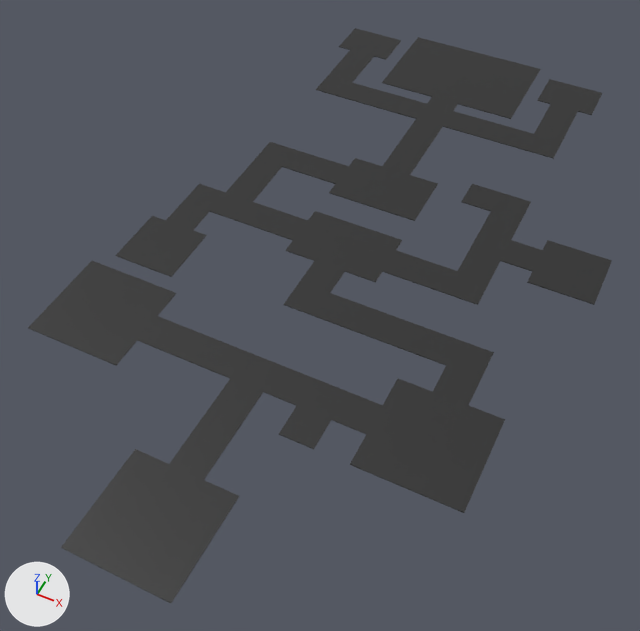
The FBX model Cursed Reincarnation/Assets/Modelagens/Cenario 1/Piso.fbx as it was, and as the next commit left it.
Camera for both pictures: a camera (50 mm lens) standing at (78.0, -72.0, 181.0) and looking at (1.0, 83.0, -13.0). Arrows for +X, +Y and +Z are at lower left; the lights stay in place. Where no turn or scale is listed for an object, it has been applied to the vertices.

In view in the first picture: 'Piso'.
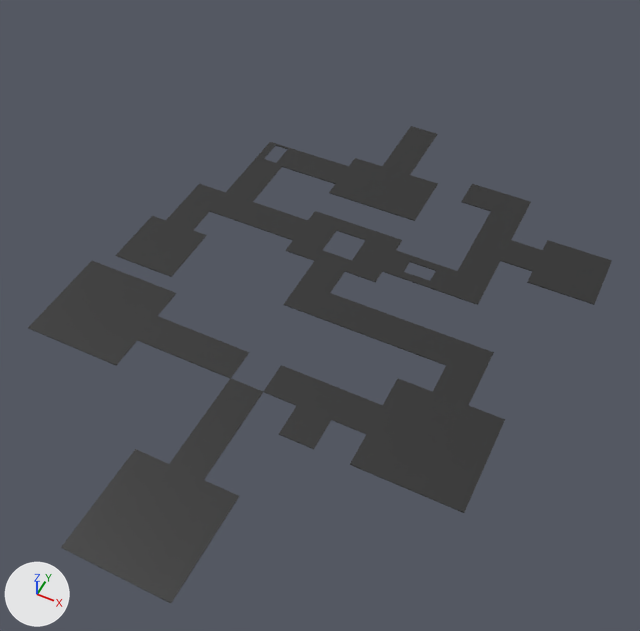
What differs and where, as boxes (x1, y1, x2, y2) in the pictures (640 x 631 px; the box of a moved part takes in the faces that stretch with it):
```json
{"object": "Piso", "change": "reshaped", "before": [28, 28, 612, 603], "after": [28, 126, 612, 603], "on screen": "17% shorter"}
{"part": 1, "of": "me_mesh", "change": "moved or reshaped", "before": [231, 353, 281, 391], "on screen": "not visible afterwards"}
{"part": 2, "of": "me_mesh", "change": "built on", "before": [183, 28, 602, 304], "after": [183, 126, 489, 304]}
```

The change, as JSON lines over the scene's bpy script:
```json
{"block": "me_mesh", "where": "# used by ob_piso; location = (0.0, 0.0, 0.0)"}
{"block": "me_mesh", "where": "# verts and faces of me_mesh; kept vertices keep their numbers, new ones are numbered from 324"}
{"block": "me_mesh", "where": "# before: 8 (-5.0, 43.0, 0.0) at pixel (230, 378), 9 (5.0, 43.0, 0.0) at pixel (263, 391), 10 (-5.0, 53.0, 0.0) at pixel (249, 352), 11 (5.0, 53.0, 0.0) at pixel (281, 365), 170 (5.0, 43.0, 0.0) at pixel (263, 392)"}
{"block": "me_mesh", "where": "# before: 171 (-5.0, 43.0, 0.0) at pixel (230, 378), 172 (5.0, 53.0, 0.0) at pixel (281, 365), 173 (-5.0, 53.0, 0.0) at pixel (249, 352)"}
{"op": "remove", "block": "me_mesh", "code": "me_mesh.from_pydata(...)  # 324 vertices, 322 faces; spans x -62.0..72.0, y -14.0..216.0, z 0.0"}
{"op": "add", "block": "me_mesh", "code": "me_mesh.from_pydata(...)  # 376 vertices, 380 faces; spans x -62.0..72.0, y -14.0..163.0, z 0.0"}
{"block": "me_mesh", "change": "me_mesh part 1"}
{"op": "add", "block": "me_mesh", "code": "delete_faces([(170, 171, 173, 172), (8, 9, 11, 10), (10, 11, 172, 173)])"}
{"op": "add", "block": "me_mesh", "code": "faces += [(9, 11, 172, 170), (8, 9, 170, 171), (8, 171, 173, 10)]"}
{"block": "me_mesh", "change": "me_mesh part 2"}
{"block": "me_mesh", "change": "72 vertices are removed from x -48.0..48.0, y 168.0..216.0, z 0.0"}
{"block": "me_mesh", "change": "111 faces are deleted"}
{"block": "me_mesh", "change": "108 vertices are added at x -53.0..43.0, y 96.0..163.0, z 0.0"}
{"block": "me_mesh", "change": "8 new vertices lie (6.0, 0.0, 0.0) away from vertices in x 14.0, y 96.0..106.0, z 0.0"}
{"block": "me_mesh", "change": "8 new vertices lie (-6.0, 0.0, 0.0) away from vertices in x 34.0, y 96.0..106.0, z 0.0"}
{"block": "me_mesh", "change": "169 new faces join them"}
```
